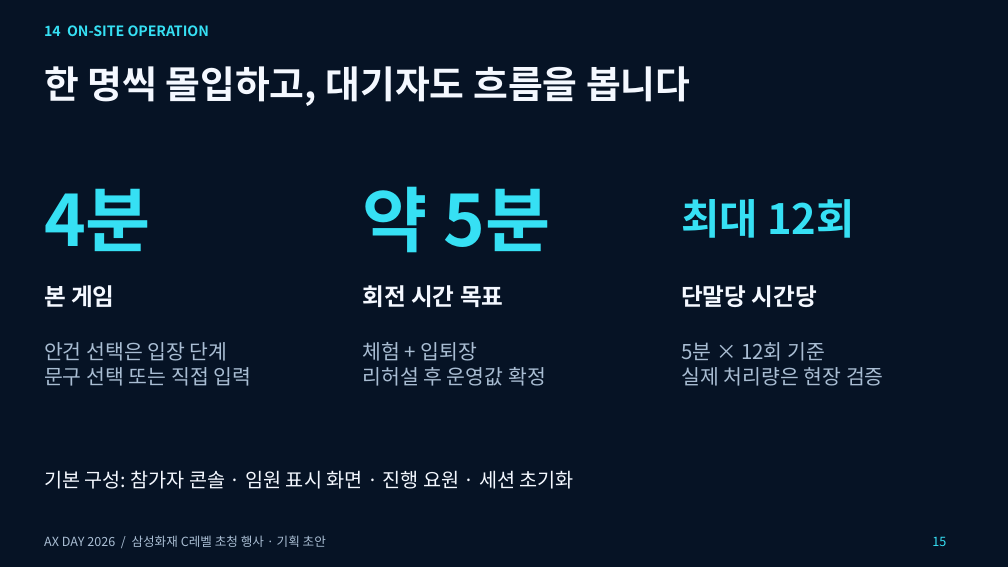
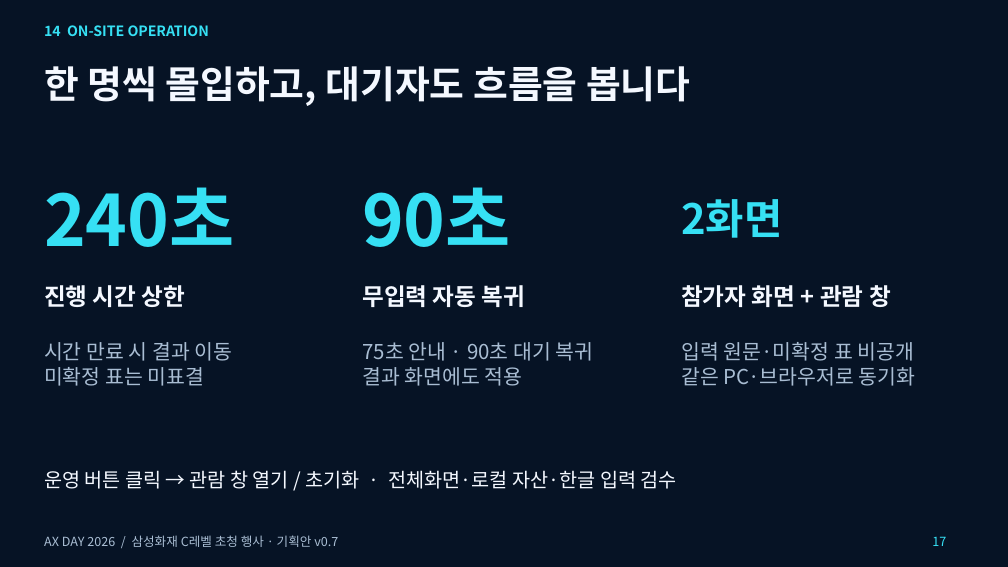
Before and after one commit to hyuny0219/axday_agent, a slide deck: slide 17 of docs/reference/AX_Day_2026_Boardroom_Proposal.pptx (slide 15 before the commit). Drawn at 1008x567 pixels with LibreOffice and Linux fonts; fonts in the diff are those of the drawing. Boxes give left, top, right and bottom in pixels: in the first picture for what was removed or moved away, otherwise in the second. Text is boxed around its words. In the diff, an @@ line names an element or a change of style, - is before the commit and + after.

```diff
--- a/docs/reference/AX_Day_2026_Boardroom_Proposal.pptx
+++ b/docs/reference/AX_Day_2026_Boardroom_Proposal.pptx
@@ text at box(44, 187, 235, 247): text changed @@
-4분
+240초
@@ text at box(362, 187, 511, 247): text changed @@
-약 5분
+90초
@@ text at box(681, 199, 782, 238): text changed @@
-최대 12회
+2화면
@@ text at box(44, 285, 186, 307): text changed @@
-본 게임
+진행 시간 상한
@@ text at box(362, 285, 526, 307): text changed @@
-회전 시간 목표
+무입력 자동 복귀
@@ text at box(681, 285, 891, 307): text changed @@
-단말당 시간당
+참가자 화면 + 관람 창
@@ text at box(44, 342, 233, 386): text changed @@
-안건 선택은 입장 단계
-문구 선택 또는 직접 입력
+시간 만료 시 결과 이동
+미확정 표는 미표결
@@ text at box(362, 342, 594, 386): text changed @@
-체험 + 입퇴장
-리허설 후 운영값 확정
+75초 안내 · 90초 대기 복귀
+결과 화면에도 적용
@@ text at box(681, 342, 916, 386): text changed @@
-5분 × 12회 기준
-실제 처리량은 현장 검증
+입력 원문·미확정 표 비공개
+같은 PC·브라우저로 동기화
@@ text at box(44, 470, 677, 489): text changed @@
-기본 구성: 참가자 콘솔 · 임원 표시 화면 · 진행 요원 · 세션 초기화
+운영 버튼 클릭 → 관람 창 열기 / 초기화 · 전체화면·로컬 자산·한글 입력 검수
@@ text at box(44, 535, 338, 547): text changed @@
-AX DAY 2026 / 삼성화재 C레벨 초청 행사 · 기획 초안
+AX DAY 2026 / 삼성화재 C레벨 초청 행사 · 기획안 v0.7
@@ text at box(932, 536, 946, 546): text changed @@
-15
+17
```
Also in this commit, not shown: 15 other slides changed, 2 slides added, 13 other files.
